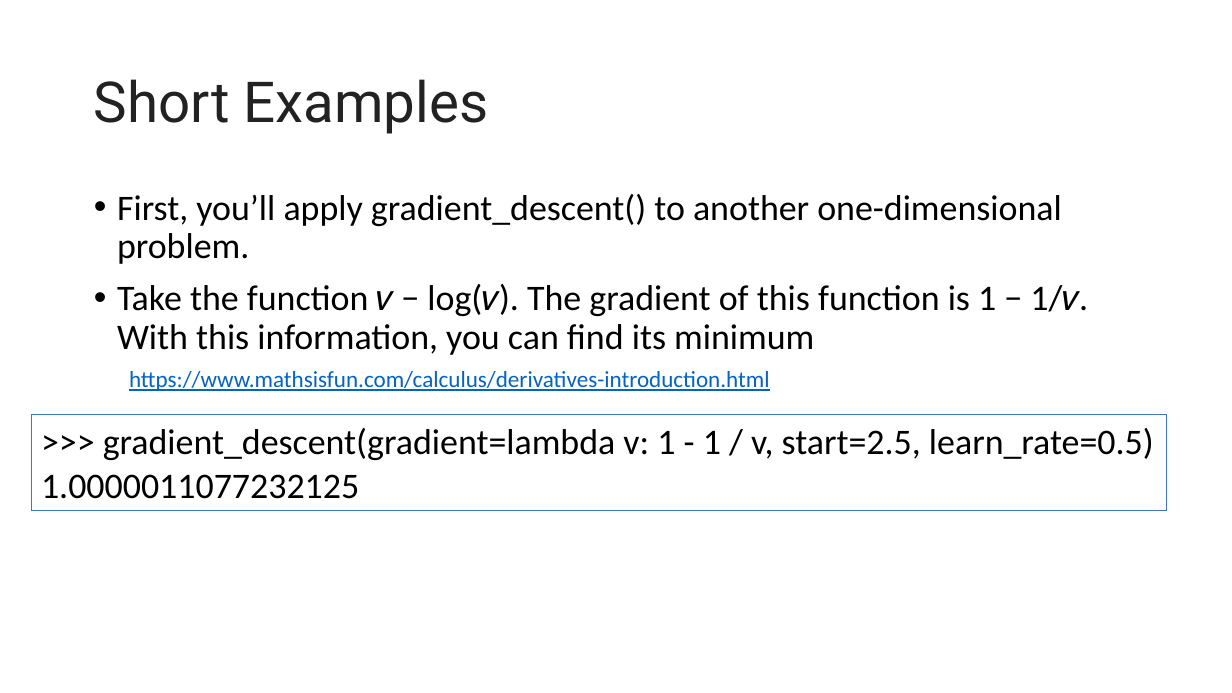
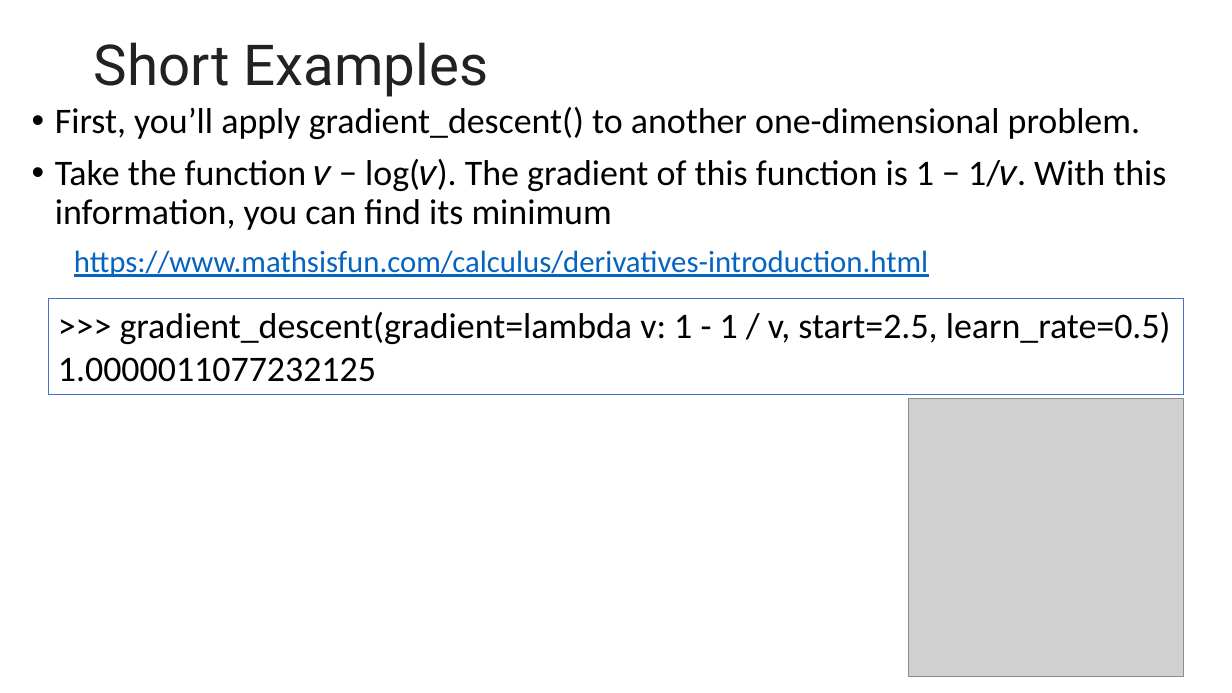
Before and after one commit to motazsaad/Math-Statistics-DataScience, a slide deck: slide 30 of slides/Stochastic Gradient Descent Algorithm.pptx. Drawn at 1232x693 pixels with LibreOffice and Linux fonts; fonts in the diff are those of the drawing; grey boxes stand for pictures. Boxes give left, top, right and bottom in pixels: in the first picture for what was removed or moved away, otherwise in the second. Text is boxed around its words. In the diff, an @@ line names an element or a change of style, - is before the commit and + after.

```diff
--- a/slides/Stochastic Gradient Descent Algorithm.pptx
+++ b/slides/Stochastic Gradient Descent Algorithm.pptx
@@ title "Short Examples": place and size @@
-title "Short Examples" at box(94, 79, 489, 134)
+title "Short Examples" at box(94, 42, 489, 97)
@@ text "First, you’ll apply gradient_descent() to ..." rewrapped from box(117, 194, 1080, 355) to box(55, 107, 1166, 230) @@
@@ text "https://www.mathsisfun.com/calculus/derivatives-introduction ...": place and size @@
-text "https://www.mathsisfun.com/calculus/derivatives-introduction ..." at box(129, 371, 770, 391)
+text "https://www.mathsisfun.com/calculus/derivatives-introduction ..." at box(74, 250, 928, 277)
@@ text "https://www.mathsisfun.com/calculus/derivatives-introduction ..." at box(74, 250, 928, 277): size 18 to 24 pt @@
@@ rectangle ">>> gradient_descent(gradient=lambda v: 1 - ...": place and size @@
-rectangle ">>> gradient_descent(gradient=lambda v: 1 - ..." at box(32, 415, 1167, 511)
+rectangle ">>> gradient_descent(gradient=lambda v: 1 - ..." at box(49, 299, 1184, 395)
@@ picture added at box(909, 398, 1184, 676) @@
```
Also in this commit, not shown: 6 slides added, 6 slides removed.
